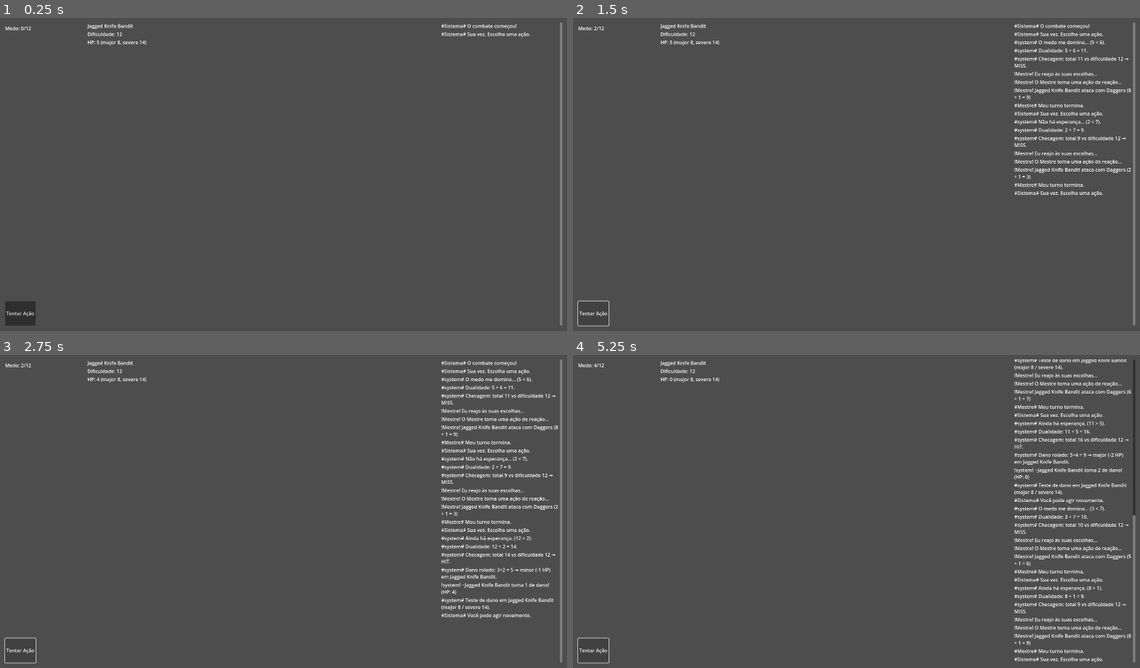
Above: before the commit, frames 1-4 (two rows, left to right).
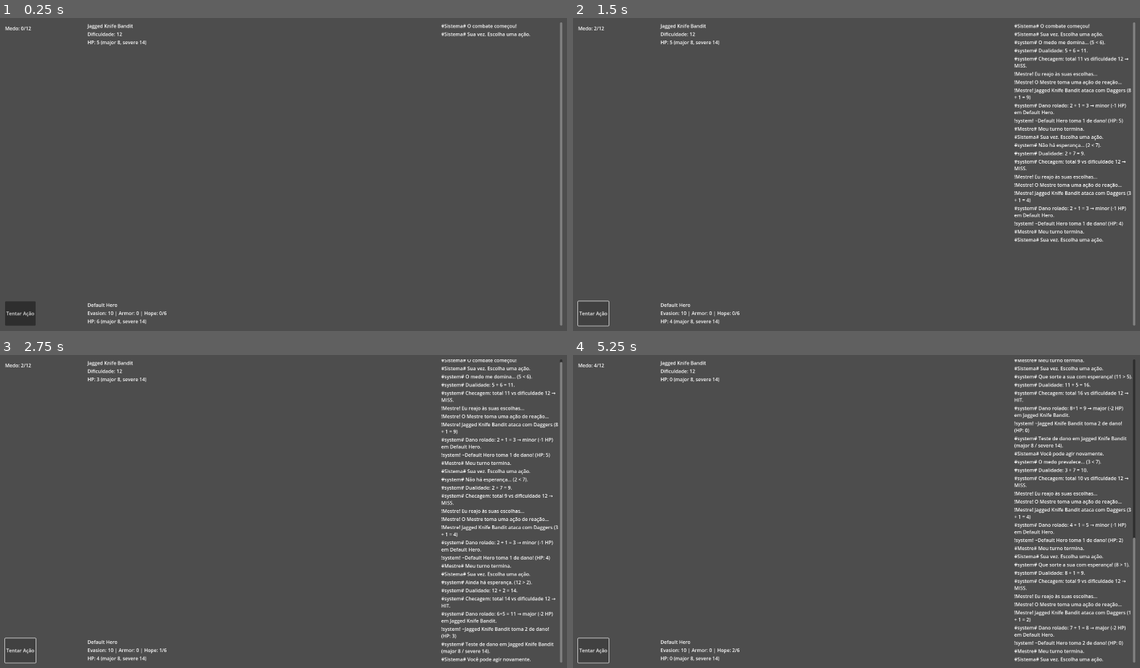
Above: after the commit, the same moments.

Repository: lucsantunes/daggerheart
Game: Godot game, scene res://scenes/CombatScene.tscn
The game is run twice, just before and just after one commit, with the same random seed, the same clock (stepped at 60 frames per second) and the same inputs. The project has no main scene, so this scene is started directly.
Inputs:
- Up to frame 1 (0.25 s): no input
- Up to frame 2 (1.5 s): click "Tentar Ação" at 0.5 s; click "Tentar Ação" at 1.25 s
- Up to frame 3 (2.75 s): click "Tentar Ação" at 2 s
- Up to frame 4 (5.25 s): tap Enter at 2.75, 4.25 s; tap L every 0.75 s from 2.85 to 5.1 s; tap Space at 3.5, 5 s

The runs differ from the first frame. In frame 1, 0.2% of the frame differs, in the area x 15-30%, y 91-98%; in frame 2, 2.4%; in frame 3, 6.9%, in the area x 15-100%, y 1-99%; in frame 4, 5.4%.

Commit message:
Enhance combat mechanics by updating MasterAI to handle player interactions and adding hope resource management for players. Introduce PlayerCharacter script for player attributes and actions, and modify PlayerParty to ensure player instantiation. Update CombatScene to reflect changes in turn management and hope gain logic.

Diff:
--- a/scripts/combat_scene.gd
+++ b/scripts/combat_scene.gd
@@ -47,7 +47,7 @@
 	action_panel.set_buttons_enabled(false)
 	chat_log.add_entry("Mestre", "Eu reajo às suas escolhas...", "effect")
 	print("[CombatScene] Master turn started. Delegating to MasterAI.")
-	master_ai.take_turn(enemy_party, dice_roller, chat_log)
+	master_ai.take_turn(enemy_party, dice_roller, chat_log, player_party, combat_manager)
 
 
 func _on_action_pressed(action_id: String) -> void:
@@ -117,6 +117,13 @@
 		print("[CombatScene] Hope or Crit with hit. Player may act again.")
 		chat_log.add_entry("Sistema", "Você pode agir novamente.", "narration")
 
+	# Hope resource gain for player (once per action outcome)
+	if result_type == "hope":
+		var pc: Node = player_party.get_first_alive_player() if player_party and player_party.has_method("get_first_alive_player") else null
+		if pc and pc.has_method("add_hope"):
+			pc.add_hope(1)
+			print("[CombatScene] Player gains Hope from hope outcome.")
+
 
 func _on_damage_applied(target_name: String, amount: int, remaining_hp: int) -> void:
 	print("[CombatScene] Damage applied: %d to %s, remaining HP: %d" % [amount, target_name, remaining_hp])
--- a/scripts/master_ai.gd
+++ b/scripts/master_ai.gd
@@ -13,7 +13,7 @@
 	emit_signal("fear_changed", fear_count)
 
 
-func take_turn(enemy_party: Node, dice_roller: Node, chat_log: Node) -> void:
+func take_turn(enemy_party: Node, dice_roller: Node, chat_log: Node, player_party: Node = null, combat_manager: Node = null) -> void:
 	print("[MasterAI] Taking turn.")
 	if chat_log and chat_log.has_method("add_entry"):
 		chat_log.add_entry("Mestre", "O Mestre toma uma ação de reação...", "effect")
@@ -52,6 +52,13 @@
 		print("[MasterAI] %s orders %s to strike (%s = %d)" % [monster_name, weapon_name, breakdown, total])
 		if chat_log and chat_log.has_method("add_entry"):
 			chat_log.add_entry("Mestre", "%s ataca com %s (%s = %d)" % [monster_name, weapon_name, breakdown, total], "effect")
+
+		# If player target exists and combat manager provided, resolve attack into player
+		if player_party and combat_manager and player_party.has_method("get_first_alive_player"):
+			var player_target: Node = player_party.get_first_alive_player()
+			if player_target:
+				print("[MasterAI] Resolving monster attack into player target: %s" % player_target.data.name)
+				combat_manager.resolve_attack(monster, player_target, weapon_roll)
 	else:
 		print("[MasterAI] DiceRoller not available; cannot roll damage.")
 
--- /dev/null
+++ b/scripts/player_character.gd
@@ -0,0 +1,83 @@
+extends VBoxContainer
+
+signal hp_changed(current_hp: int)
+signal defeated
+signal hope_changed(current_hope: int)
+
+@export var player_id: String = ""
+
+var data: Dictionary = {}
+var current_hp: int = 0
+var current_stress: int = 0
+var current_hope: int = 0
+
+@onready var name_label := Label.new()
+@onready var stats_label := Label.new()
+@onready var hp_label := Label.new()
+@onready var database_players: Node = get_node("/root/DatabasePlayers")
+
+
+func _ready() -> void:
+	if player_id == "":
+		push_warning("[PlayerCharacter] player_id not set")
+		return
+
+	data = database_players.get_player(player_id)
+	if data.is_empty():
+		push_error("[PlayerCharacter] Data not found for id: %s" % player_id)
+		return
+
+	current_hp = int(data.hp_max)
+	current_stress = int(data.stress_max)
+	current_hope = 0
+
+	name_label.text = data.name
+	name_label.autowrap_mode = TextServer.AUTOWRAP_WORD_SMART
+	add_child(name_label)
+
+	stats_label.text = "Evasion: %d | Armor: %d | Hope: %d/%d" % [int(data.evasion), int(data.armor), current_hope, int(data.hope_max)]
+	add_child(stats_label)
+
+	add_child(hp_label)
+	_refresh_hp_text()
+
+	tooltip_text = _build_tooltip()
+	print("[PlayerCharacter] Spawned:", data.name, " HP:", current_hp)
+
+
+func _refresh_hp_text() -> void:
+	var mj: int = int(data.threshold_major)
+	var sv: int = int(data.threshold_severe)
+	hp_label.text = "HP: %d (major %d, severe %d)" % [current_hp, mj, sv]
+
+
+func _build_tooltip() -> String:
+	var parts: Array = []
+	parts.append("Evasion: %d" % int(data.evasion))
+	parts.append("Armor: %d" % int(data.armor))
+	parts.append("Weapon: %s | %s %s" % [data.weapon_name, data.weapon_roll, data.weapon_damage_type])
+	parts.append("Experience: %s +%d" % [data.experience_tag, int(data.experience_bonus)])
+	parts.append("Attributes: Agi %d, Str %d, Fin %d, Ins %d, Pre %d, Kno %d" % [
+		int(data.agility), int(data.strength), int(data.finesse), int(data.instinct), int(data.presence), int(data.knowledge)
+	])
+	return "\n".join(parts)
+
+
+func apply_hp_loss(units: int) -> void:
+	current_hp = max(0, current_hp - units)
+	_refresh_hp_text()
+	emit_signal("hp_changed", current_hp)
+	print("[PlayerCharacter] %s loses %d HP → %d" % [data.name, units, current_hp])
+	if current_hp <= 0:
+		emit_signal("defeated")
+		print("[PlayerCharacter] %s defeated." % data.name)
+
+
+func add_hope(amount: int) -> void:
+	var max_hope: int = int(data.hope_max)
+	var new_value: int = clamp(current_hope + amount, 0, max_hope)
+	if new_value != current_hope:
+		current_hope = new_value
+		stats_label.text = "Evasion: %d | Armor: %d | Hope: %d/%d" % [int(data.evasion), int(data.armor), current_hope, max_hope]
+		emit_signal("hope_changed", current_hope)
+		print("[PlayerCharacter] %s gains Hope → %d/%d" % [data.name, current_hope, max_hope])
--- a/scripts/player_party.gd
+++ b/scripts/player_party.gd
@@ -2,3 +2,17 @@
 
 func _ready():
 	print("[PlayerParty] Ready.")
+	if get_child_count() == 0:
+		var pc := preload("res://scripts/player_character.gd").new()
+		pc.player_id = "default_hero"
+		add_child(pc)
+		print("[PlayerParty] Spawned player id:", pc.player_id)
+
+
+func get_first_alive_player() -> Node:
+	for i in get_child_count():
+		var c := get_child(i)
+		if c and c.has_method("apply_hp_loss"):
+			if int(c.current_hp) > 0:
+				return c
+	return null
